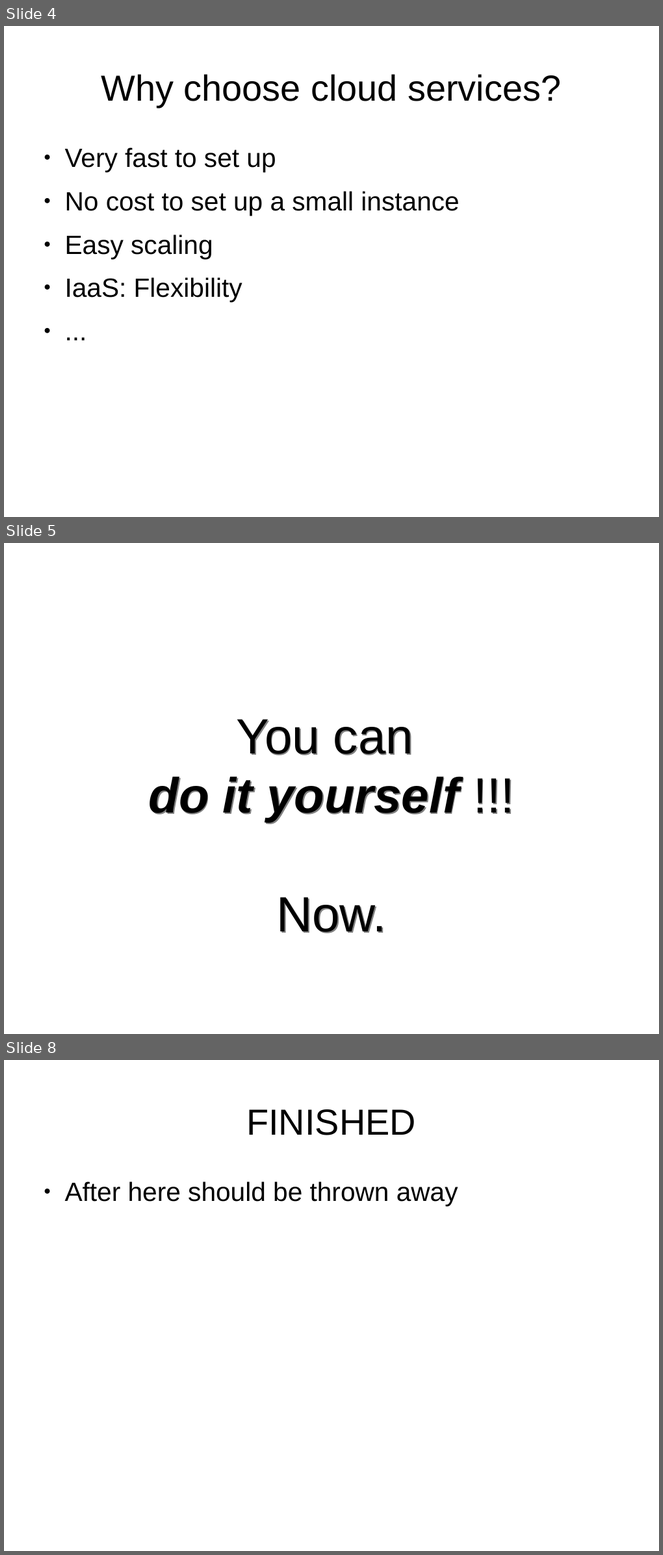
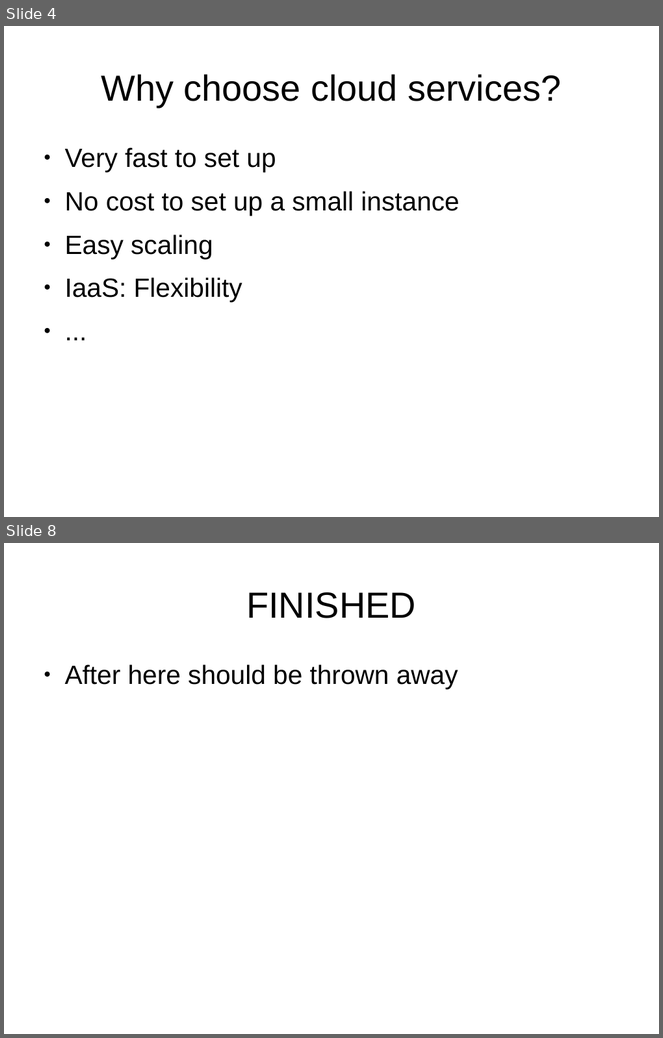
Before and after one commit to arnsteio/Met-OpenStack-2019, a slide deck: Met-OpenStack-2019.odp. Shown one above the other, each under a label of ours: slides 4, 5 and 8 before the commit, slides 4 and 8 after it; the slides between them are not shown. The pictures are 663x1555 and 663x1038 pixels, drawn with LibreOffice and Linux fonts; fonts in the diff are those of the drawing. Boxes give left, top, right and bottom in pixels: in the first picture for what was removed or moved away, otherwise in the second. Text is boxed around its words. In the diff, an @@ line names an element or a change of style, - is before the commit and + after.

Commit message:
Slightly updated text

```diff
--- a/Met-OpenStack-2019.odp
+++ b/Met-OpenStack-2019.odp
@@ slide 5 removed at (4,543,659,1034), background #FFFFFF @@
@@ text removed at (149,719,459,934) @@
-You can
-do it yourself !!!
-Now.
```
Also in this commit, not shown: 2 slides changed, 2 slides added, 1 other slide removed.
